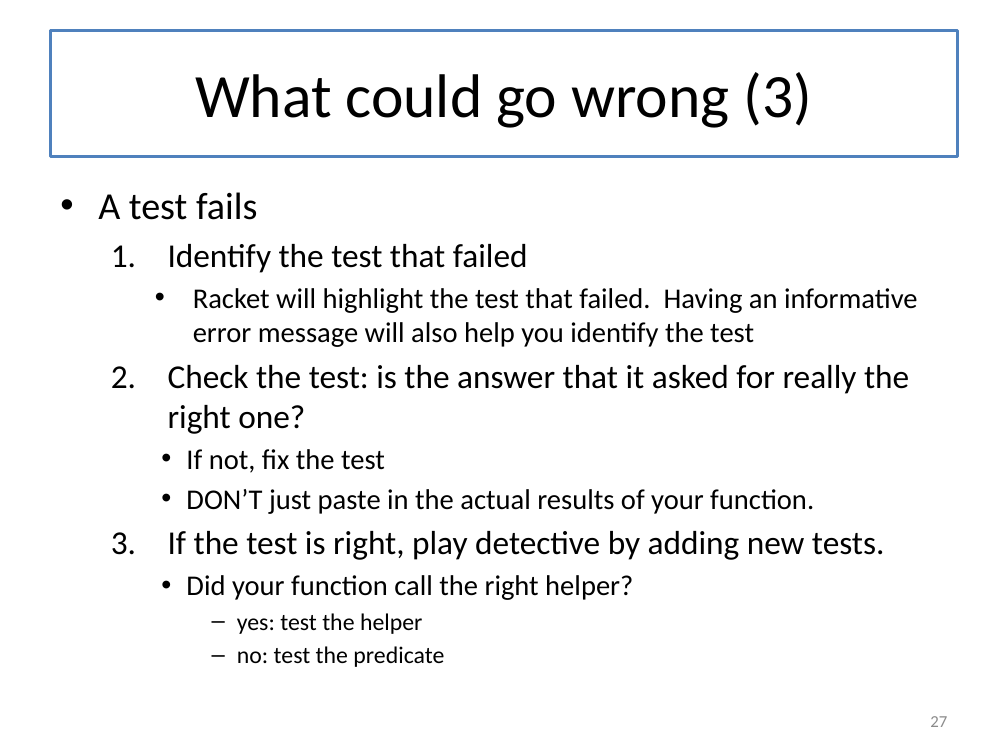
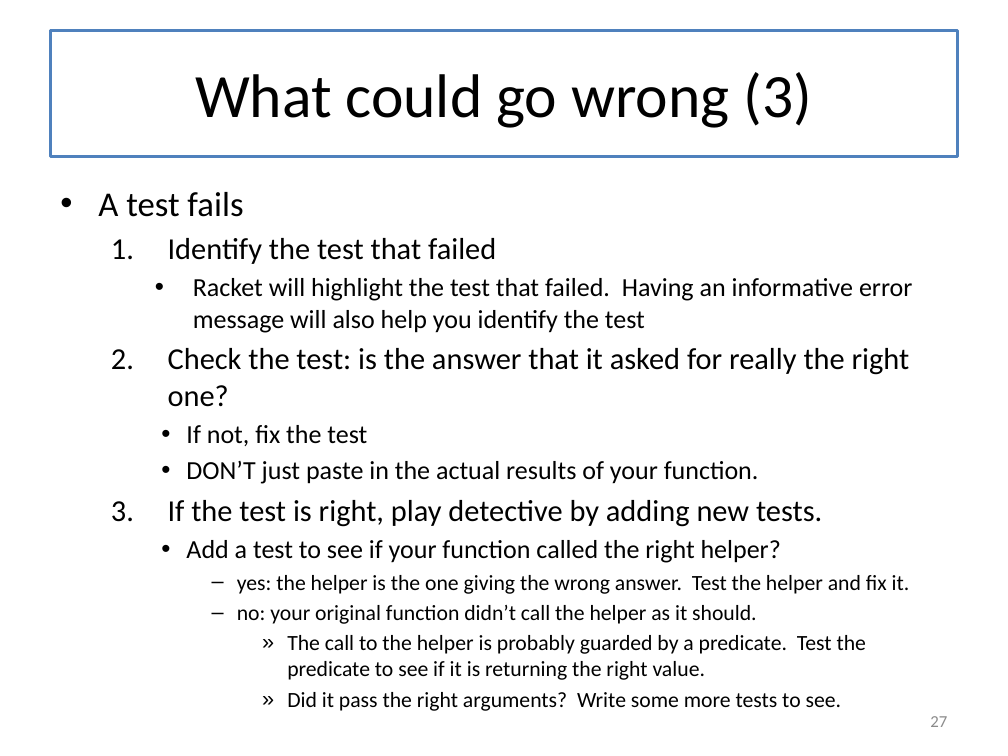
Before and after one commit to mwand/cs5010f16, a slide deck: slide 27 of Slides/Lesson 2.4 Testing.pptx. Drawn at 1008x756 pixels with LibreOffice and Linux fonts; fonts in the diff are those of the drawing. Boxes give left, top, right and bottom in pixels: in the first picture for what was removed or moved away, otherwise in the second. Text is boxed around its words. In the diff, an @@ line names an element or a change of style, - is before the commit and + after.

```diff
--- a/Slides/Lesson 2.4 Testing.pptx
+++ b/Slides/Lesson 2.4 Testing.pptx
@@ text at <box>98,192,912,527</box>: size 27.2 to 24.8 pt in "A test fails"; size 23.8 to 21.7 pt in "Identify the test that failed", "Check the test: is the answer that ...", "If the test is right, play detective ..."; size 20.4 to 18.6 pt in "Racket will highlight the test that failed. ...", "If not, fix the test", "DON’T just paste in the actual results ..." @@
@@ text at <box>186,540,910,680</box>: text changed; size 17 to 15.5 pt @@
-    • Did your function call the right helper?
-      – yes: test the helper
-      – no: test the predicate
+    • Add a test to see if your function called the right helper?
+      – yes: the helper is the one giving the wrong answer. Test the helper and fix it.
+      – no: your original function didn’t call the helper as it should.
+        » The call to the helper is probably guarded by a predicate. Test the predicate to see if it is returning the right value.
+        » Did it pass the right arguments? Write some more tests to see.
```
Also in this commit, not shown: 10 other slides changed, 6 slides added, 6 slides removed, 4 other files.
